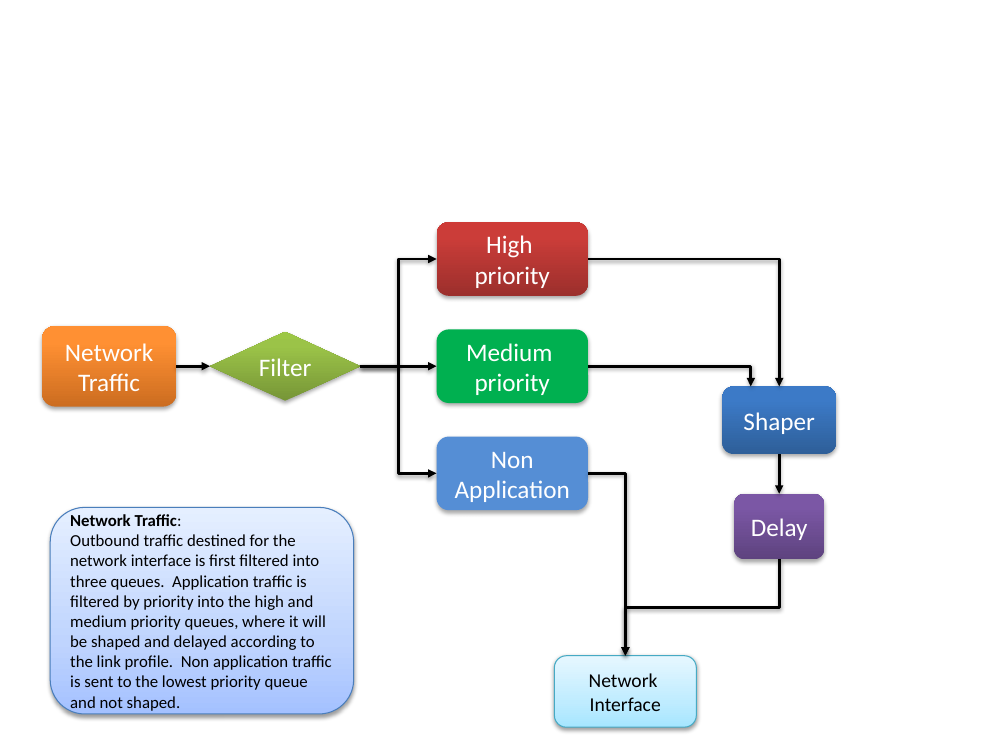
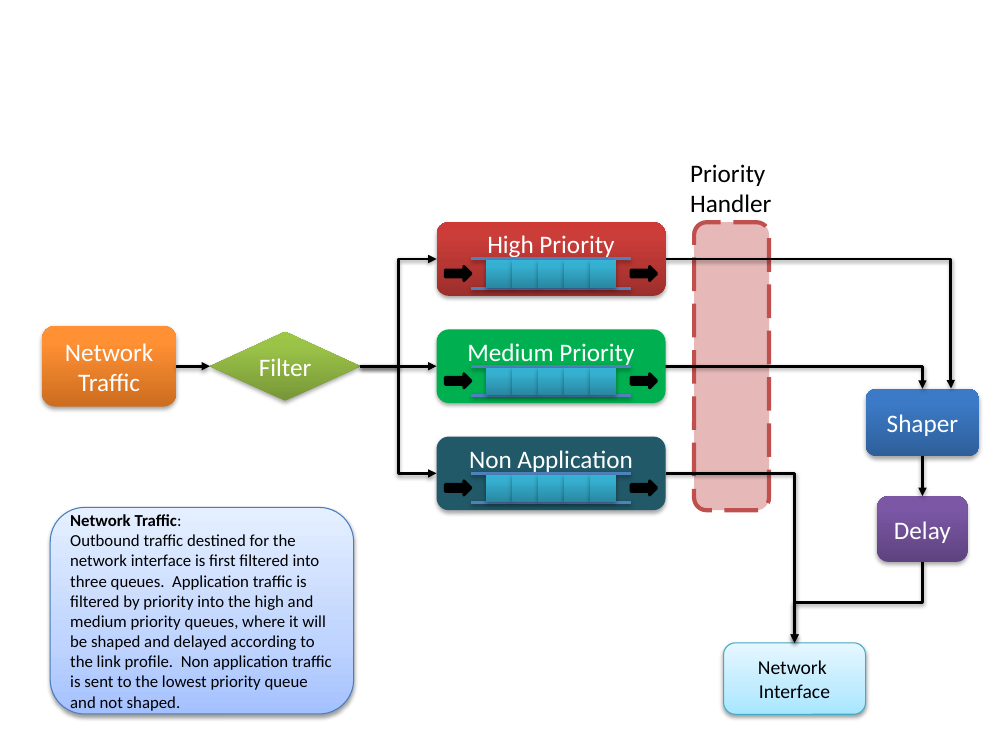
Before and after one commit to finger563/cbsat, a slide deck: slide 8 of thesis/figs/ros_component.pptx (slide 6 before the commit). Drawn at 1008x756 pixels with LibreOffice and Linux fonts; fonts in the diff are those of the drawing. Boxes give left, top, right and bottom in pixels: in the first picture for what was removed or moved away, otherwise in the second. Text is boxed around its words. In the diff, an @@ line names an element or a change of style, - is before the commit and + after.

```diff
--- a/thesis/figs/ros_component.pptx
+++ b/thesis/figs/ros_component.pptx
@@ text added at <box>690,164,771,212</box>, 18 pt, text #000000 @@
+Priority
+Handler
@@ rounded rectangle "High Priority": place and size @@
-rounded rectangle "High Priority" at <box>436,222,588,295</box>
+rounded rectangle "High Priority" at <box>436,222,665,295</box>
@@ text in rounded rectangle at <box>487,235,614,260</box>: text changed @@
-High
-priority
+High Priority
@@ rounded rectangle added at <box>695,222,769,510</box>, fill #E6B9B8, outline #C0504D 3 pt dashed @@
@@ group added at <box>446,259,656,288</box>: 5 rectangles, 2 lines, 2 right arrows @@
@@ elbow arrow moved from (588, 259) - (779, 386) to (665, 259) - (952, 388) @@
@@ rounded rectangle "Medium Priority": place and size @@
-rounded rectangle "Medium Priority" at <box>436,330,588,403</box>
+rounded rectangle "Medium Priority" at <box>436,330,665,403</box>
@@ text in rounded rectangle at <box>467,343,634,367</box>: text changed @@
-Medium
-priority
+Medium Priority
@@ elbow arrow moved from (559, 366) - (751, 386) to (619, 367) - (922, 389) @@
@@ group added at <box>446,366,656,395</box>: 5 rectangles, 2 lines, 2 right arrows @@
@@ rounded rectangle "Shaper": place and size @@
-rounded rectangle "Shaper" at <box>723,386,837,454</box>
+rounded rectangle "Shaper" at <box>866,389,980,457</box>
@@ rounded rectangle "Non Application": place and size @@
-rounded rectangle "Non Application" at <box>436,436,588,510</box>
+rounded rectangle "Non Application" at <box>436,436,665,510</box>
@@ rounded rectangle "Non Application" at <box>436,436,665,510</box>: fill #558ED5 to #215968 @@
@@ elbow arrow moved from (588, 474) - (625, 656) to (665, 474) - (794, 643) @@
@@ arrow moved from (779, 455) - (779, 494) to (922, 457) - (922, 496) @@
@@ group added at <box>446,474,656,503</box>: 5 rectangles, 2 lines, 2 right arrows @@
@@ rounded rectangle "Delay": place and size @@
-rounded rectangle "Delay" at <box>734,494,825,559</box>
+rounded rectangle "Delay" at <box>877,496,968,561</box>
@@ elbow arrow moved from (779, 559) - (625, 656) to (922, 561) - (794, 643) @@
@@ rounded rectangle "Network": place and size @@
-rounded rectangle "Network" at <box>554,656,697,728</box>
+rounded rectangle "Network" at <box>724,643,866,715</box>
```
Also in this commit, not shown: 2 slides added, 4 other files.
